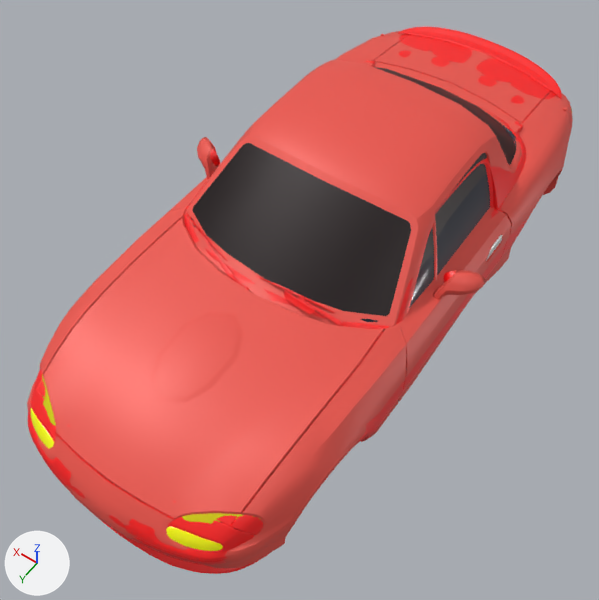
A saved change to the glTF model public/nb_render.glb.
One viewpoint serves both versions: a 50 mm camera at (-70.1, 182.5, 141.8) aimed at (-1.3, 86.2, -9.6). Lighting does not change. The marker at lower left points along +X, +Y and +Z. The older version comes first. Where no turn or scale is listed for an object, it has been applied to the vertices.

Names of what the first picture shows: 'Node1', 'Obj0', 'RunningLights', 'Windows'.
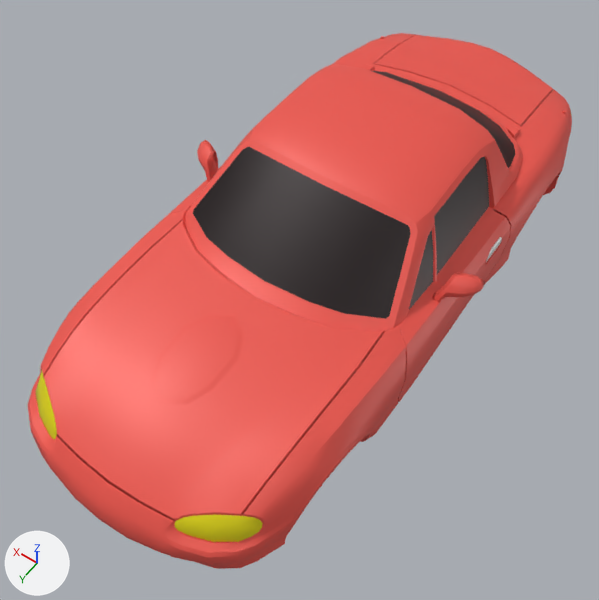
Location of each change, (x1, y1, x2, y2) in pixels of the pictures (599 x 600 px):
'Node1', rescaled
    before: (27, 31, 573, 568)
    after: (28, 33, 572, 569)
'Obj0', deleted
    before: (28, 27, 562, 574)
'Windows', deleted
    before: (191, 125, 517, 322)
'RunningLights', deleted
    before: (30, 408, 223, 551)

The change in detail:
Object 'Node1' (ob_node1) is rescaled from (40.7, 40.5, 42.7) to (40.7, 40.5, 41.5).
Object 'Obj0' (ob_obj0) is deleted.
Object 'RunningLights' (ob_runninglights) is deleted.
Object 'Windows' (ob_windows) is deleted.
